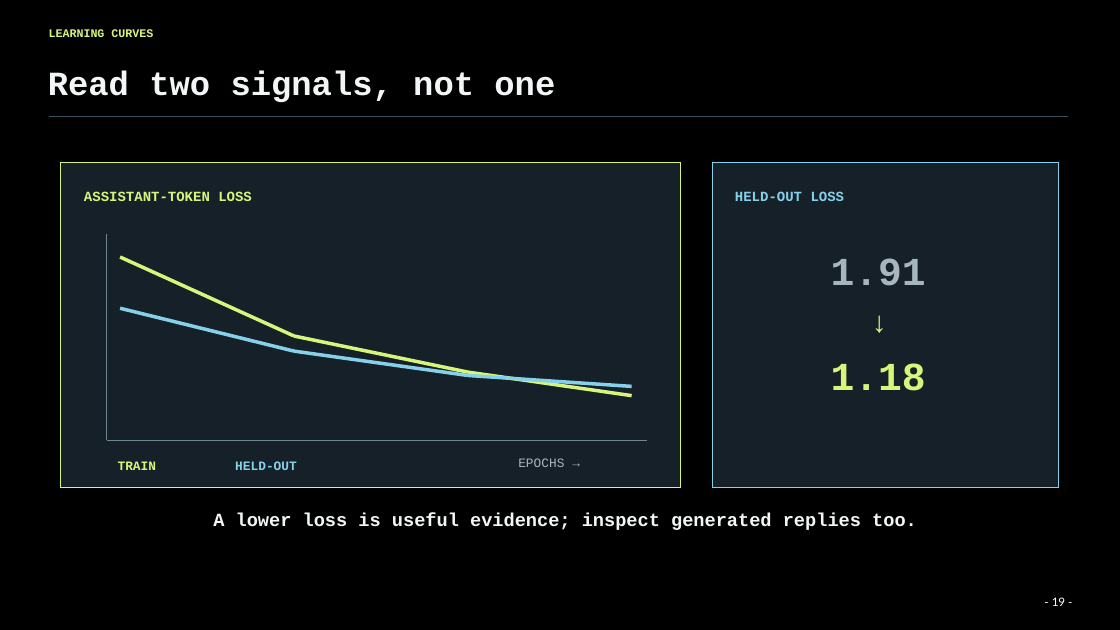
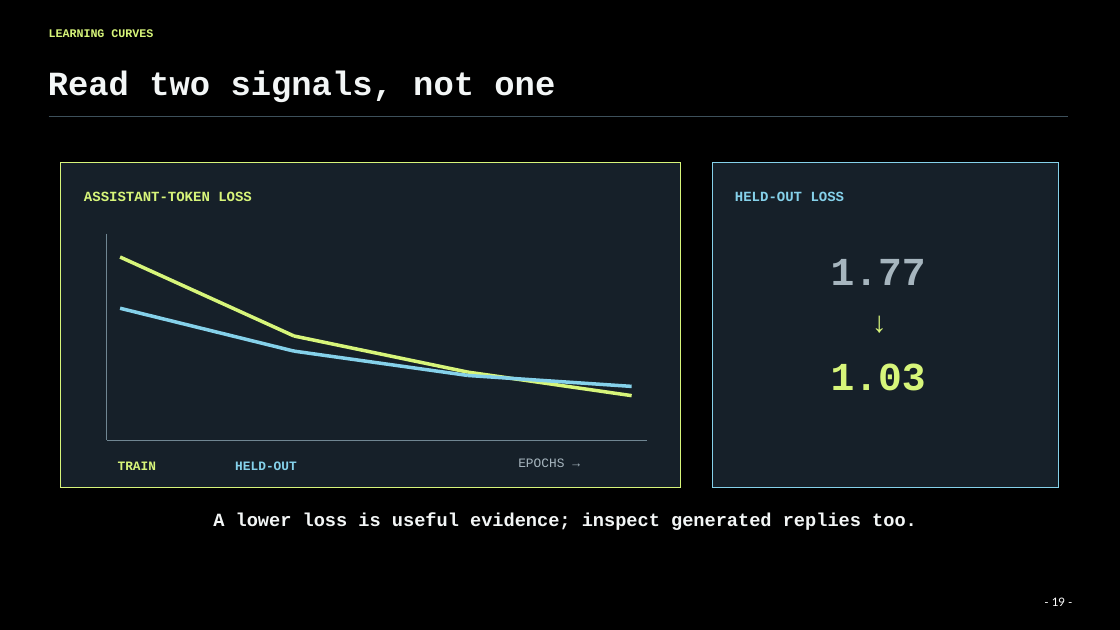
Before and after one commit to Agentic-Systems-Lab/lecture-3-finetuning, a slide deck: slide 20 of 04_finetuning.pptx. Drawn at 1120x630 pixels with LibreOffice and Linux fonts; fonts in the diff are those of the drawing; background and template pictures are left out. Boxes give left, top, right and bottom in pixels: in the first picture for what was removed or moved away, otherwise in the second. Text is boxed around its words. In the diff, an @@ line names an element or a change of style, - is before the commit and + after.

```diff
--- a/04_finetuning.pptx
+++ b/04_finetuning.pptx
@@ text at [831,259,926,285]: text changed @@
-1.91
+1.77
@@ text at [831,363,926,391]: text changed @@
-1.18
+1.03
```
Also in this commit, not shown: 3 other slides changed, 9 other files.
